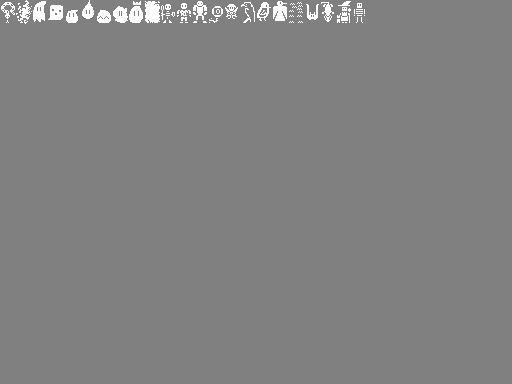
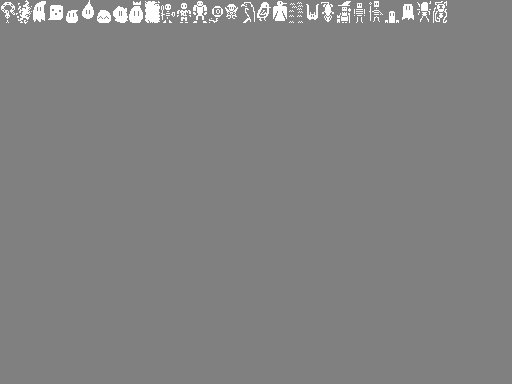
Before/after of a 512×384 layered artwork. What changed in the layer stack:
painted on "Background" over [369, 1, 447, 23]
